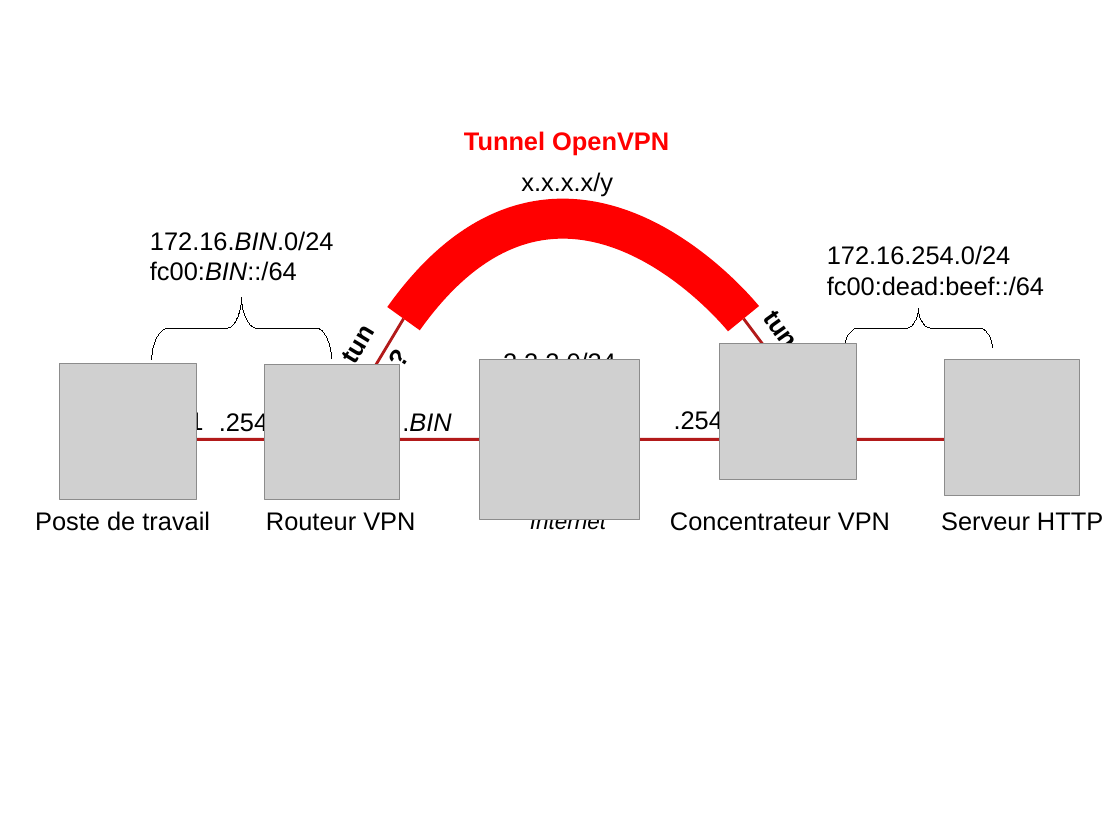
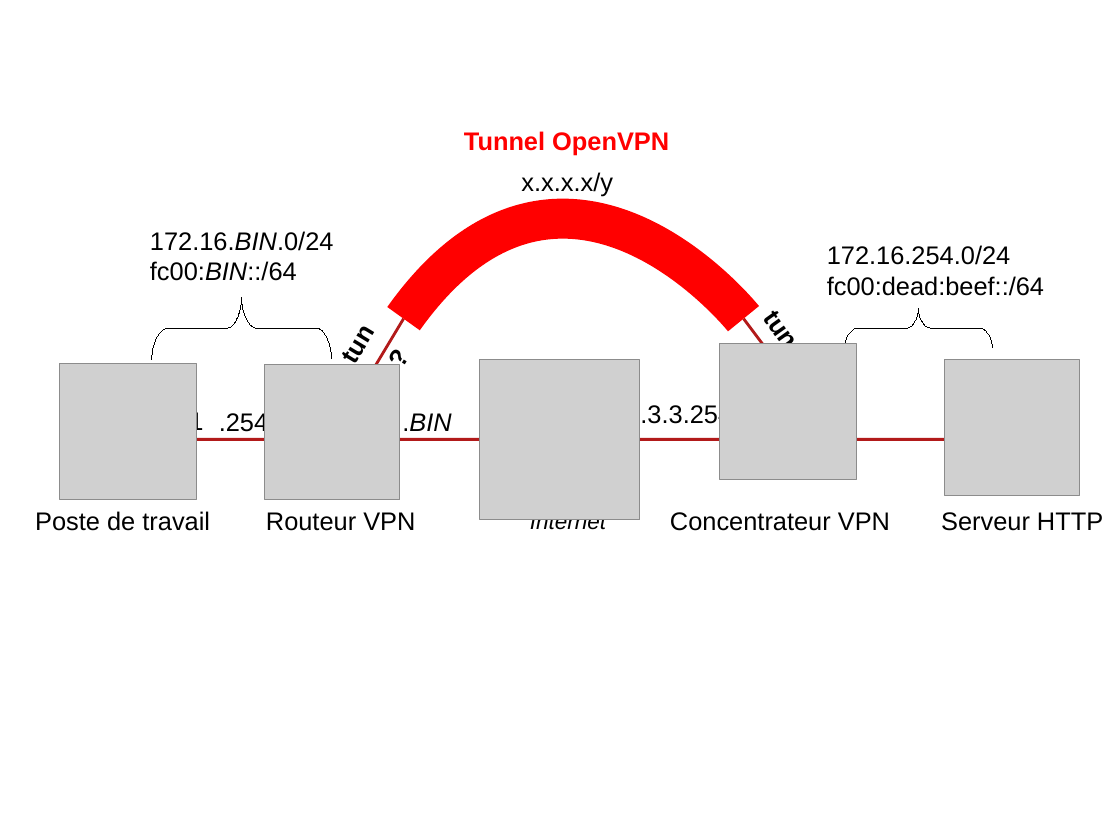
Before and after one commit to ocochard/TP-VPN, a slide deck: slide 6 of schemas.TP.odp (slide 7 before the commit). Drawn at 1120x840 pixels with LibreOffice and Linux fonts; fonts in the diff are those of the drawing; grey boxes stand for pictures. Boxes give left, top, right and bottom in pixels: in the first picture for what was removed or moved away, otherwise in the second. Text is boxed around its words. In the diff, an @@ line names an element or a change of style, - is before the commit and + after.

```diff
--- a/schemas.TP.odp
+++ b/schemas.TP.odp
@@ text removed at bbox=[503, 351, 616, 360] @@
-2.2.2.0/24
@@ text at bbox=[626, 403, 732, 429]: text changed @@
-.254
+3.3.3.254
```
Also in this commit, not shown: 2 other slides changed, 1 slide removed, 3 other files.
